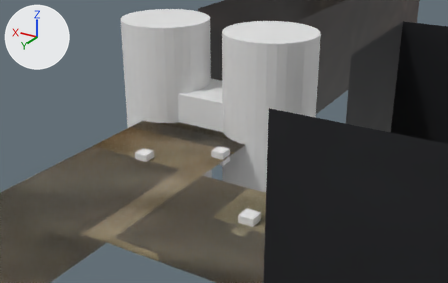
Renders of the glTF model assets/staging-world-state.gltf from each side of a commit.
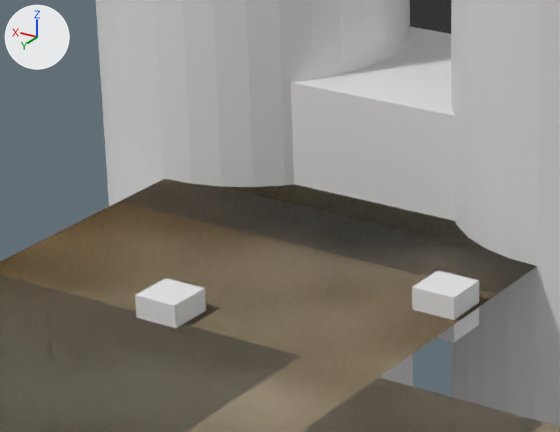
The first picture shows the older version from a camera (50 mm lens) standing at (-52.5, 44.9, 28.4) and looking at (-8.8, -27.9, -8.1). The close-ups show both versions on the part from 22% to 56% of the width and 25% to 67% of the height of that picture. Arrows for +X, +Y and +Z are at upper left; the lights stay in place. Where no turn or scale is listed for an object, it has been applied to the vertices. Vertices at the same position are counted once.
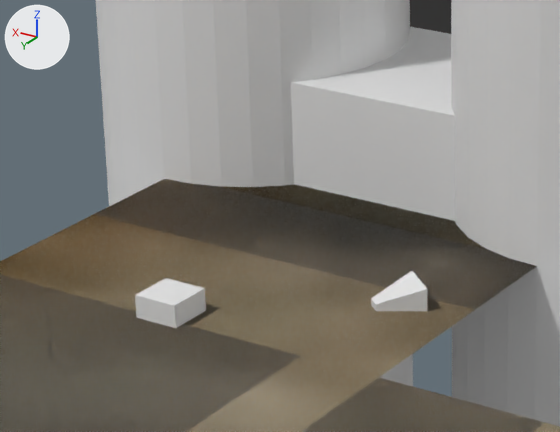
Changed parts and their boxes [x1, y1, x2, y2] in the close-ups (560 x 432 px; the box of a moved part takes in the faces that stretch with it):
'Cube', reshaped, moved, turned
    before: [412, 270, 479, 342]
    after: [371, 271, 427, 311]
part 1 of me_cube_001, moved or reshaped
    before: [413, 270, 479, 342]
    after: [371, 271, 427, 311]

Diff of the bpy script that builds the scene:
```diff
--- a/assets/staging-world-state.gltf.py
+++ b/assets/staging-world-state.gltf.py
@@ me_cube_001 @@
 me_cube_001.from_pydata(...)  # 8 vertices, 12 faces; spans x -1.0..1.0, y -1.0..1.0, z -1.0..1.0
 # used by ob_cube; location = (-8.78, -26.95, -10.0)
-me_cube_001.vertices[0].co = (-1.0, -1.0, -1.0)  # pixel (479, 324)
-me_cube_001.vertices[1].co = (-1.0, -1.0, 1.0)  # pixel (479, 280)
-me_cube_001.vertices[4].co = (1.0, -1.0, -1.0)
-me_cube_001.vertices[5].co = (1.0, -1.0, 1.0)  # pixel (437, 270)
+# me_cube_001 part 1
+me_cube_001.vertices[0].co = (-0.31, -1.0, -0.31)
+me_cube_001.vertices[1].co = (-0.31, -1.0, 0.31)  # pixel (371, 298)
+me_cube_001.vertices[4].co = (0.31, -1.0, -0.31)
+me_cube_001.vertices[5].co = (0.31, -1.0, 0.31)  # pixel (375, 304)
@@ ob_cube @@
 ob_cube = bpy.data.objects.new('Cube', me_cube_001)
-ob_cube.location = (-8.78, -26.95, -10.0)
+ob_cube.location = (-7.0, -26.0, -10.0)
+ob_cube.rotation_euler = (0.0, 0.0, 2.443)  # degrees (0, 0, 140)
```
